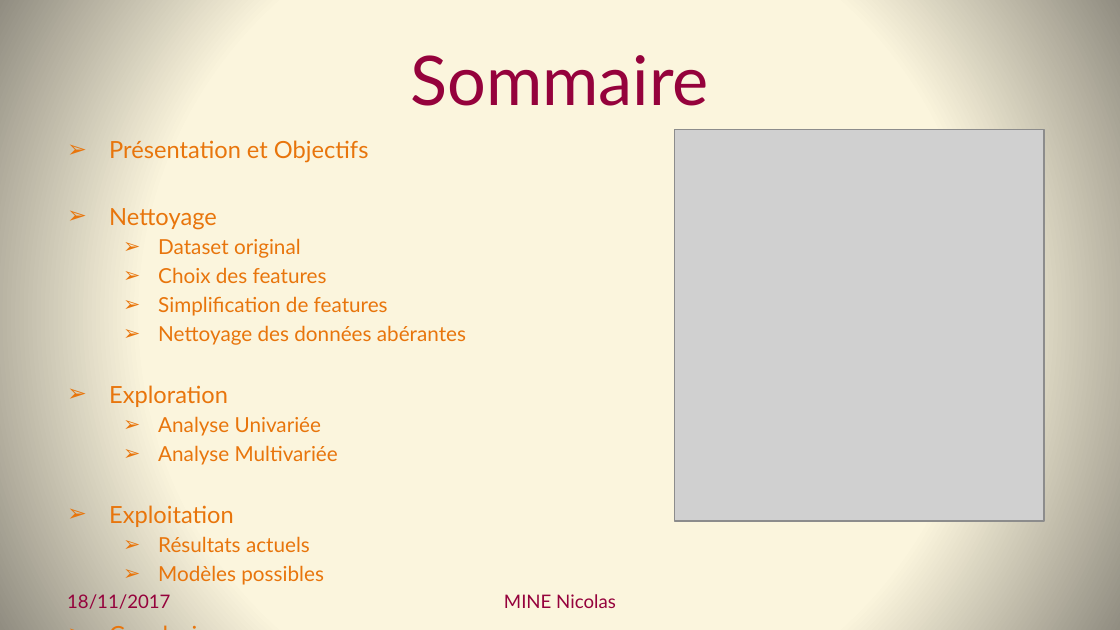
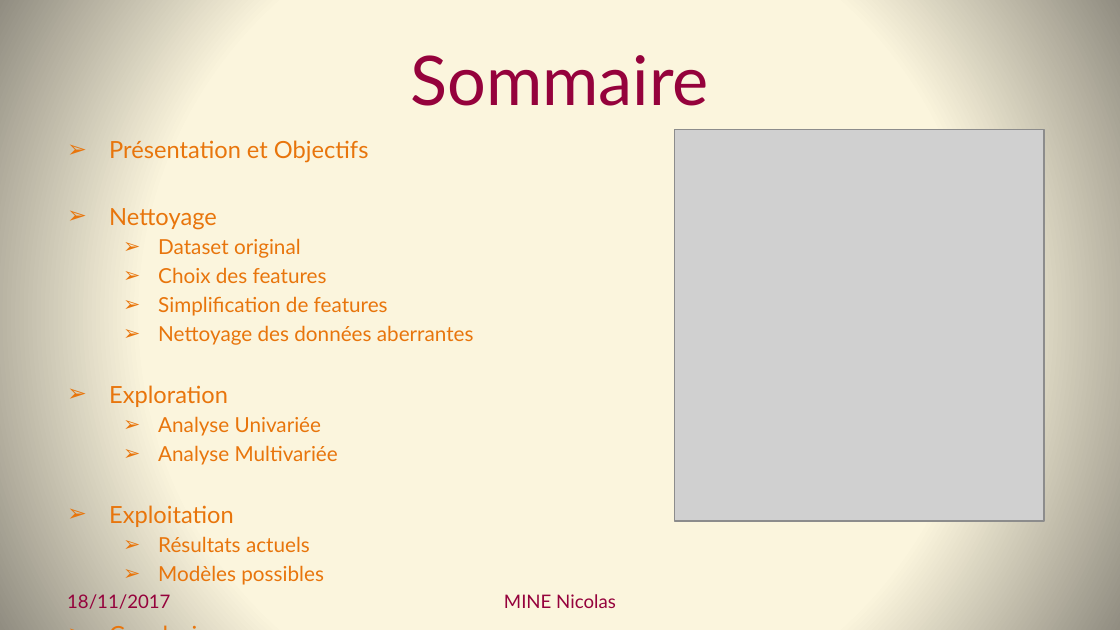
Before and after one commit to Coni63/OC_DS, a slide deck: slide 2 of Projet 2 - donnees nutritionnelles/Presentation-Projet_2.pptx. Drawn at 1120x630 pixels with LibreOffice and Linux fonts; fonts in the diff are those of the drawing; grey boxes stand for pictures. Boxes give left, top, right and bottom in pixels: in the first picture for what was removed or moved away, otherwise in the second. Text is boxed around its words. In the diff, an @@ line names an element or a change of style, - is before the commit and + after.

```diff
--- a/Projet 2 - donnees nutritionnelles/Presentation-Projet_2.pptx
+++ b/Projet 2 - donnees nutritionnelles/Presentation-Projet_2.pptx
@@ text at [158,325,474,345]: text changed @@
-  ➢ Nettoyage des données abérantes
+  ➢ Nettoyage des données aberrantes
```
Also in this commit, not shown: 1 other slide changed, 1 other file.
